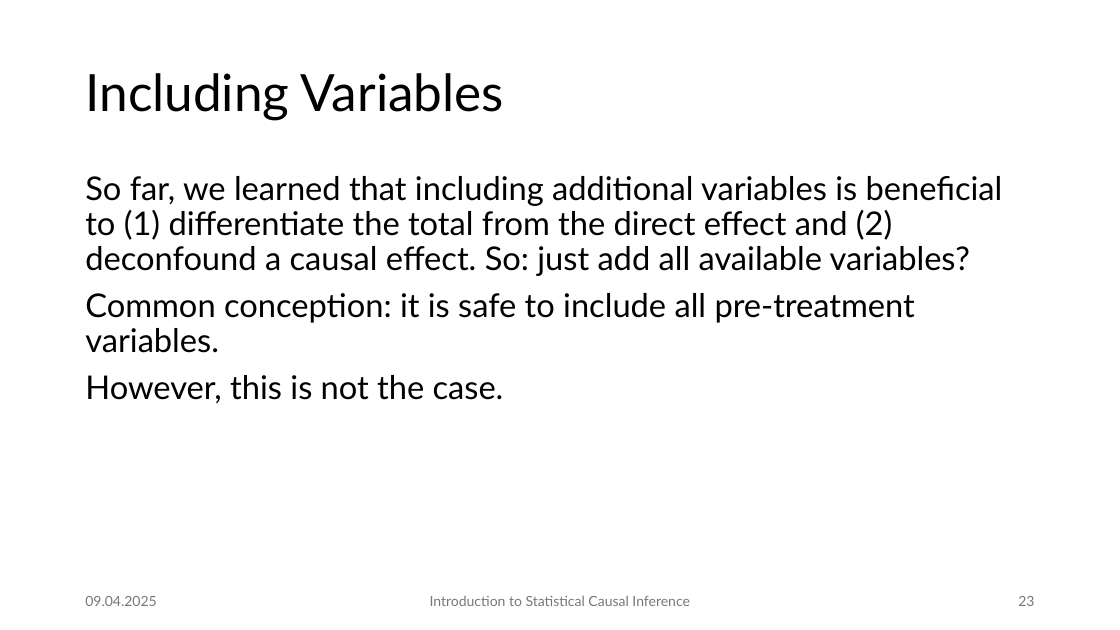
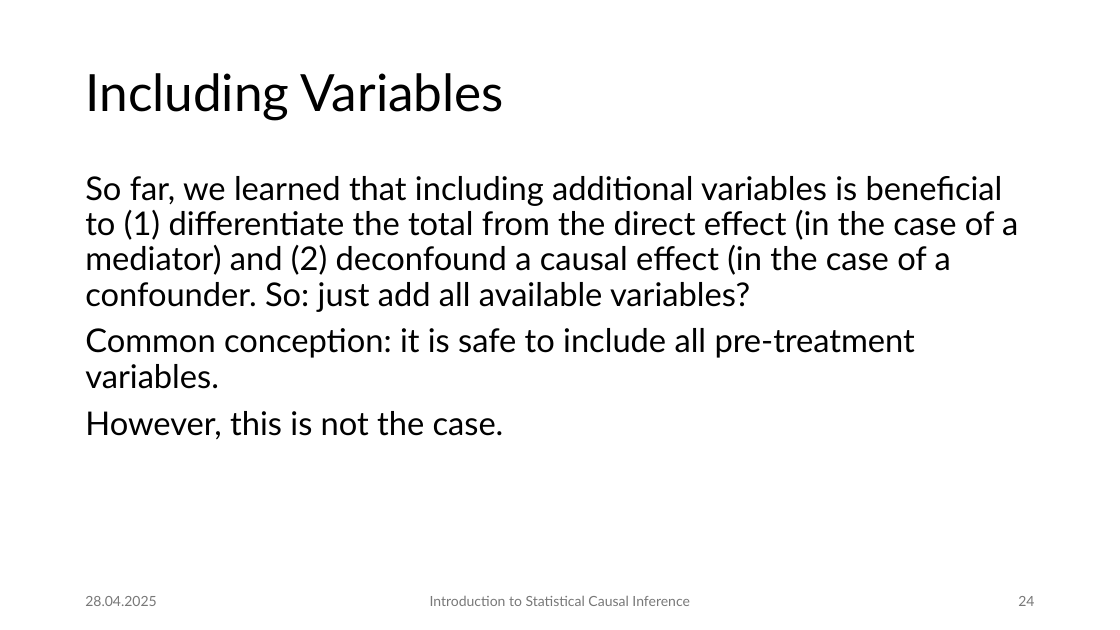
Before and after one commit to JulianFrattini/bda4sci, a slide deck: slide 24 of version2/slides/intro-sci.pptx (slide 23 before the commit). Drawn at 1120x630 pixels with LibreOffice and Linux fonts; fonts in the diff are those of the drawing. Boxes give left, top, right and bottom in pixels: in the first picture for what was removed or moved away, otherwise in the second. Text is boxed around its words. In the diff, an @@ line names an element or a change of style, - is before the commit and + after.

```diff
--- a/version2/slides/intro-sci.pptx
+++ b/version2/slides/intro-sci.pptx
@@ text at (x1=85, y1=176, x2=1018, y2=312): text changed @@
-So far, we learned that including additional variables is beneficial to (1) differentiate the total from the direct effect and (2) deconfound a causal effect. So: just add all available variables?
+So far, we learned that including additional variables is beneficial to (1) differentiate the total from the direct effect (in the case of a mediator) and (2) deconfound a causal effect (in the case of a confounder. So: just add all available variables?
@@ text at (x1=85, y1=596, x2=156, y2=606): text changed @@
-09.04.2025
+28.04.2025
@@ page number at (x1=1018, y1=596, x2=1034, y2=606): text changed @@
-23
+24
```
Also in this commit, not shown: 42 other slides changed, 1 slide added, 2 other files.
